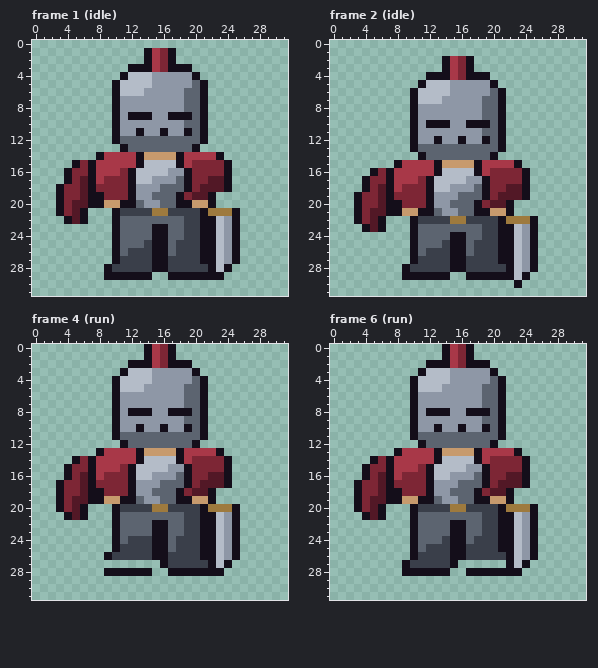
File history of a pixel-art file, assets/aseprite/warrior_32.aseprite. The picture above is the old version.
32x32 pixels, 14 frames. Shown: frame 1 (idle), frame 2 (idle), frame 4 (run), frame 6 (run). The commit also changed other frames, which this record leaves out.
After:
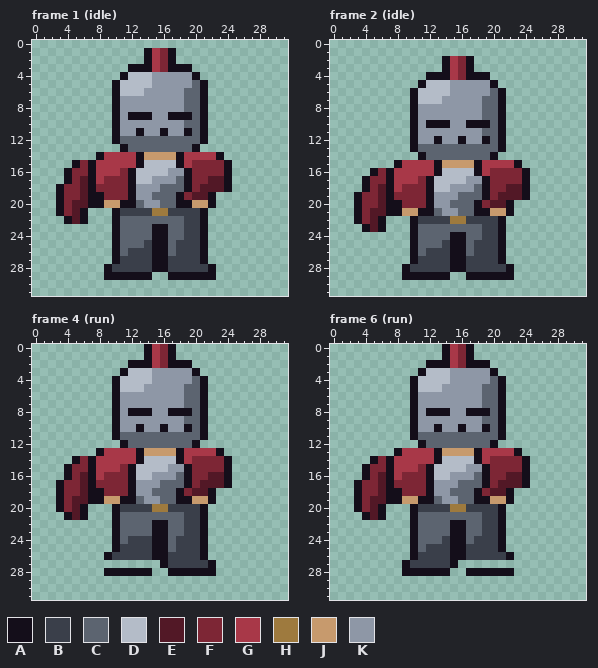
Palette (. is transparent): A #140e1a  B #3a3f4a  C #5c6470  D #b4bcc8  E #521826  F #7d2635  G #a83848  H #9e7a3e  J #c79a6d  K #8e97a6
The edit:
Frame 1 (idle):
y 21: x 22..25 HHHA -> ....
y 22..27: x 22..25 ADKA -> ....
y 28: x 23..24 DA -> ..
y 29: x 23 A -> .
Frame 2 (idle):
y 22: x 22..25 HHHA -> ....
y 23..27: x 22..25 ADKA -> ....
y 28: x 23..25 DKA -> ...
y 29: x 23..24 DA -> ..
y 30: x 23 A -> .
Frame 4 (run):
y 20: x 22..25 HHHA -> ....
y 21..26: x 22..25 ADKA -> ....
y 27: x 23..24 DA -> ..
y 28: x 23 A -> .
Frame 6 (run):
y 20: x 22..25 HHHA -> ....
y 21..25: x 22..25 ADKA -> ....
y 26: x 23..25 DKA -> ...
y 27: x 22..24 ADA -> ...
y 28: x 23 A -> .
Changed places in both pictures, as pixel boxes (x1, y1, x2, y2):
erased: (208, 208, 240, 280)
erased: (506, 216, 538, 288)
erased: (208, 504, 240, 576)
erased: (506, 504, 538, 576)
